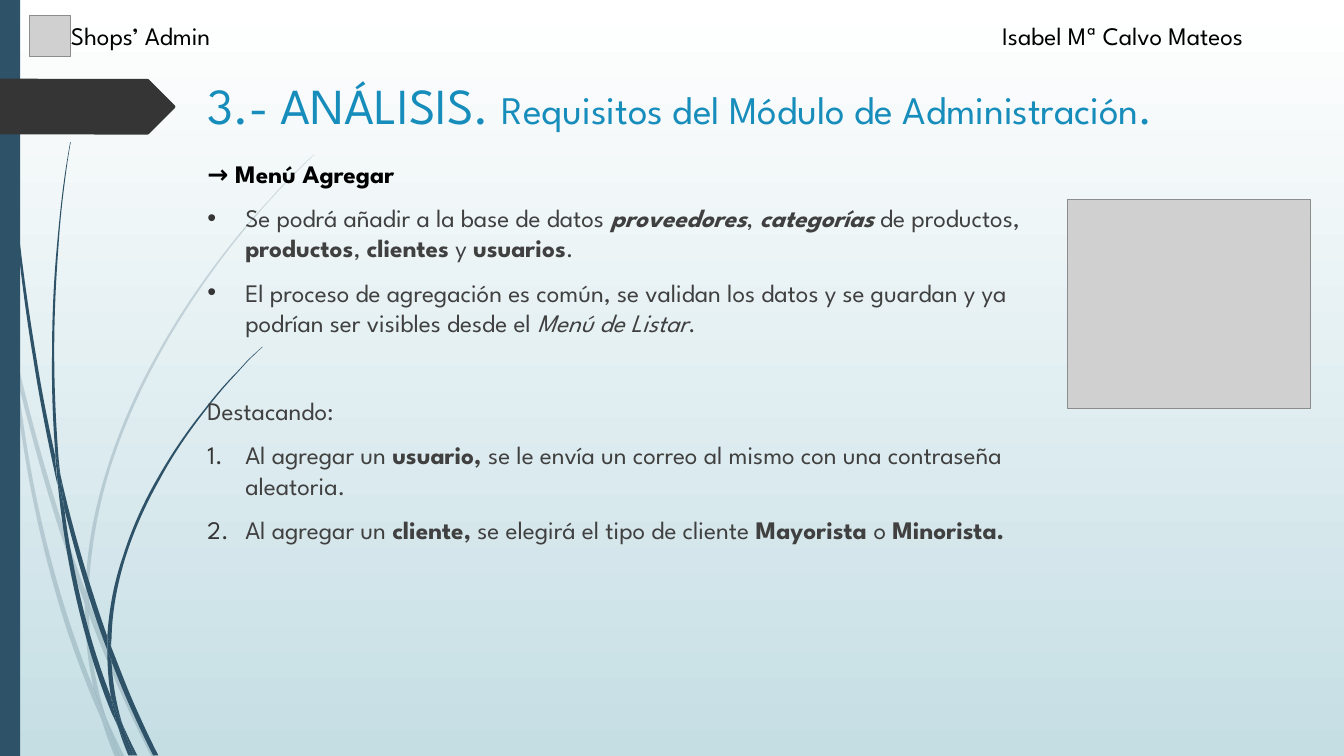
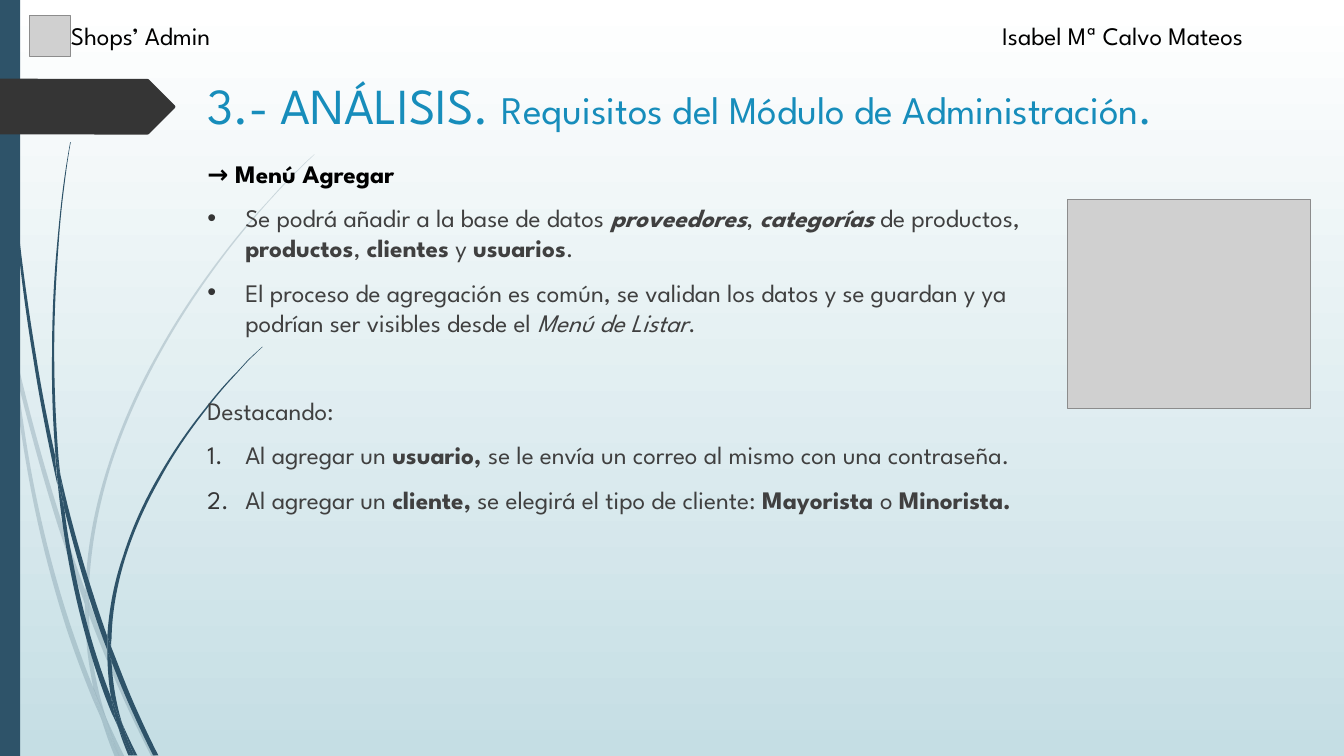
Before and after one commit to isacm94/Proyecto, a slide deck: slide 7 of Alumno/Defensa-Proyecto/Presentación.pptx (slide 6 before the commit). Drawn at 1344x756 pixels with LibreOffice and Linux fonts; fonts in the diff are those of the drawing; grey boxes stand for pictures. Boxes give left, top, right and bottom in pixels: in the first picture for what was removed or moved away, otherwise in the second. Text is boxed around its words. In the diff, an @@ line names an element or a change of style, - is before the commit and + after.

```diff
--- a/Alumno/Defensa-Proyecto/Presentación.pptx
+++ b/Alumno/Defensa-Proyecto/Presentación.pptx
@@ text at (x1=245, y1=446, x2=1011, y2=515): text changed @@
-1. Al agregar un usuario, se le envía un correo al mismo con una contraseña aleatoria.
-2. Al agregar un cliente, se elegirá el tipo de cliente Mayorista o Minorista.
+1. Al agregar un usuario, se le envía un correo al mismo con una contraseña.
+2. Al agregar un cliente, se elegirá el tipo de cliente: Mayorista o Minorista.
```
Also in this commit, not shown: 10 other slides changed, 23 other files.
